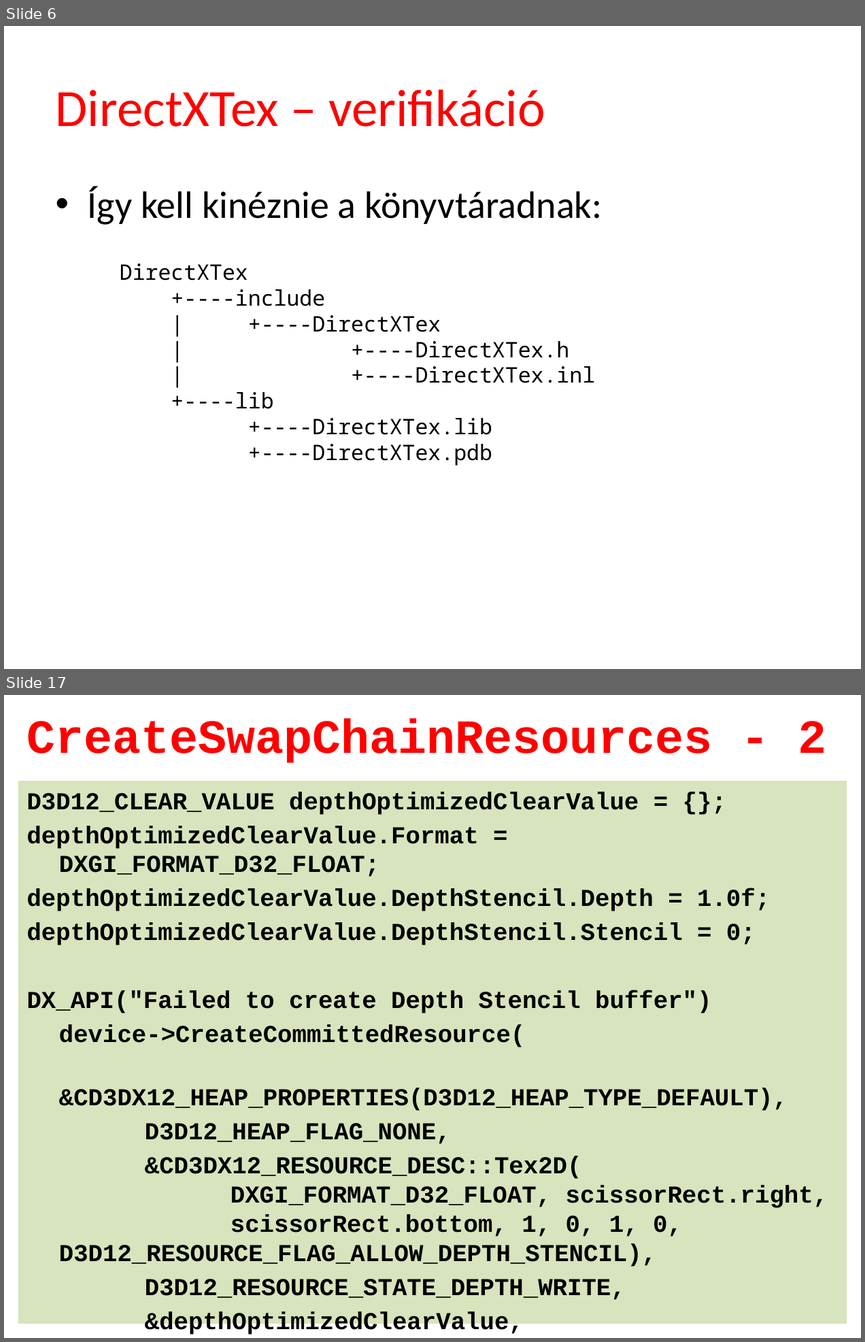
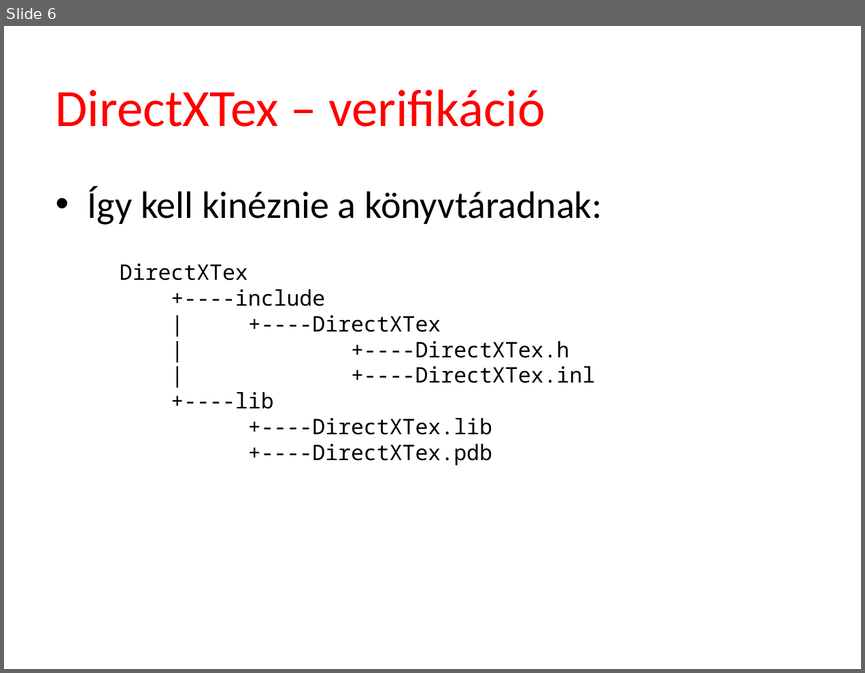
Before and after one commit to tyekx/dx12, a slide deck: Slides/ggl004-Textures.pptx. Shown one above the other, each under a label of ours: slides 6 and 17 before the commit, slide 6 after it; the slides between them are not shown. The pictures are 865x1342 and 865x673 pixels, drawn with LibreOffice and Linux fonts; fonts in the diff are those of the drawing; background and template pictures are left out. Boxes give left, top, right and bottom in pixels: in the first picture for what was removed or moved away, otherwise in the second. Text is boxed around its words. In the diff, an @@ line names an element or a change of style, - is before the commit and + after.

```diff
--- a/Slides/ggl004-Textures.pptx
+++ b/Slides/ggl004-Textures.pptx
@@ slide 17 removed at [4,695,861,1338], background #FFFFFF @@
@@ title removed at [27,719,826,763] @@
-CreateSwapChainResources - 2
@@ text removed at [18,781,847,1323] @@
-D3D12_CLEAR_VALUE depthOptimizedClearValue = {};
-depthOptimizedClearValue.Format = DXGI_FORMAT_D32_FLOAT;
-depthOptimizedClearValue.DepthStencil.Depth = 1.0f;
-depthOptimizedClearValue.DepthStencil.Stencil = 0;
-DX_API("Failed to create Depth Stencil buffer")
-device->CreateCommittedResource(
-&CD3DX12_HEAP_PROPERTIES(D3D12_HEAP_TYPE_DEFAULT),
-D3D12_HEAP_FLAG_NONE,
-&CD3DX12_RESOURCE_DESC::Tex2D(
-DXGI_FORMAT_D32_FLOAT, scissorRect.right, scissorRect.bottom, 1, 0, 1, 0, D3D12_RESOURCE_FLAG_ALLOW_DEPTH_STENCIL),
-D3D12_RESOURCE_STATE_DEPTH_WRITE,
-&depthOptimizedClearValue,
-IID_PPV_ARGS(depthStencilBuffer.GetAddressOf()));
```
Also in this commit, not shown: 2 slides changed, 15 other slides removed.
